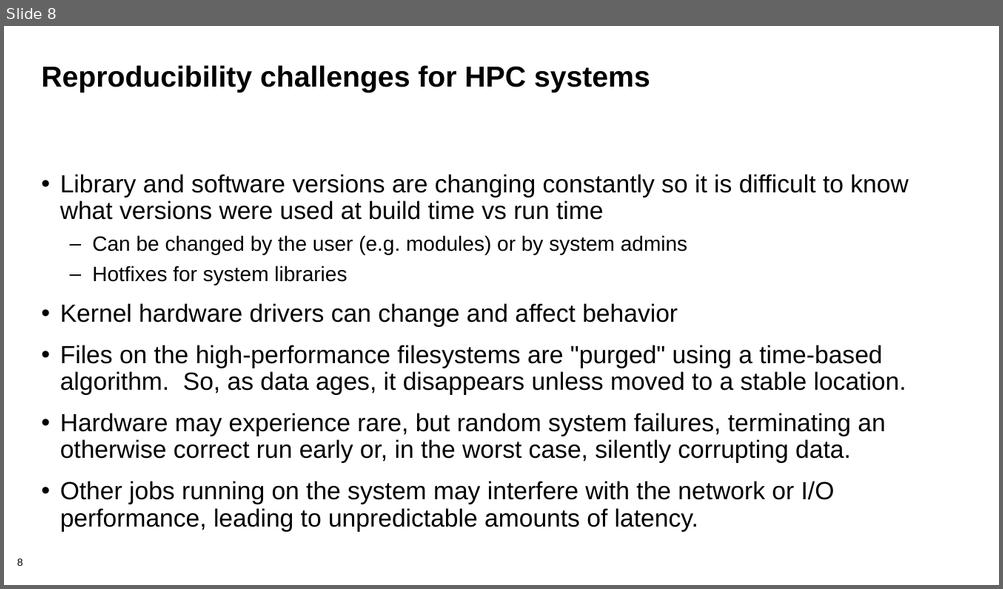
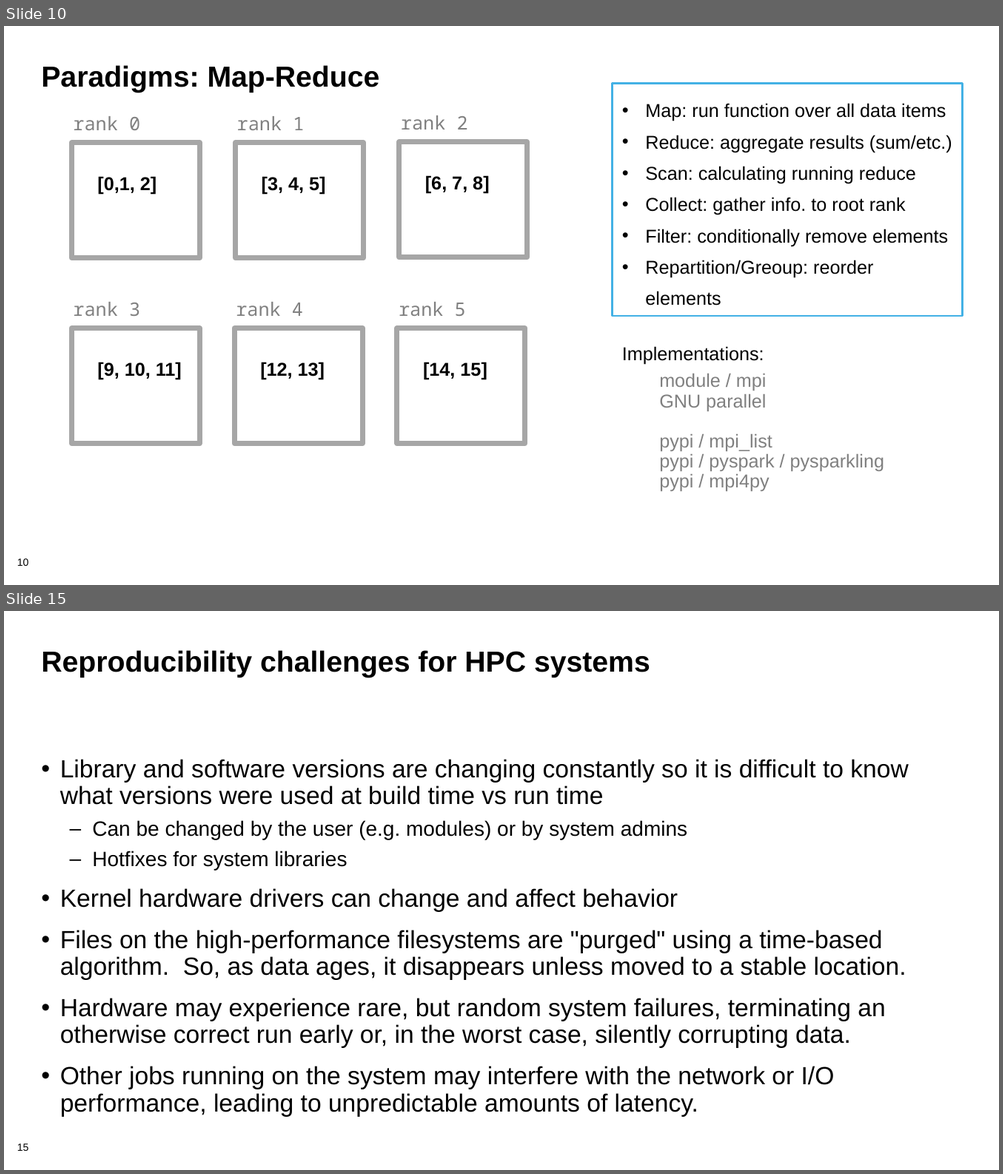
Before and after one commit to bssw-tutorial/presentations, a slide deck: rep-workflows.pptx. Shown one above the other, each under a label of ours: slide 8 before the commit, slides 10 and 15 after it; the slides between them are not shown. The pictures are 1003x589 and 1003x1174 pixels, drawn with LibreOffice and Linux fonts; fonts in the diff are those of the drawing; background and template pictures are left out. Boxes give left, top, right and bottom in pixels: in the first picture for what was removed or moved away, otherwise in the second. Text is boxed around its words. In the diff, an @@ line names an element or a change of style, - is before the commit and + after.

Commit message:
Removed Summit containers; added workflow paradigms

```diff
--- a/rep-workflows.pptx
+++ b/rep-workflows.pptx
@@ slide 10 added at <box>4,26,999,585</box>, background #FFFFFF; not listed: 1 template element that a slide beside it also shows @@
@@ title added at <box>41,65,380,93</box>, 28 pt, text #000000, bold @@
+Paradigms: Map-Reduce
@@ rectangle added at <box>612,84,962,316</box>, outline #43B1E5 2 pt, 18 pt, text #000000 @@
+• Map: run function over all data items
+• Reduce: aggregate results (sum/etc.)
+• Scan: calculating running reduce
+• Collect: gather info. to root rank
+• Filter: conditionally remove elements
+• Repartition/Greoup: reorder elements
@@ text added at <box>73,116,140,130</box>, 18 pt, text #808080 @@
+rank 0
@@ text added at <box>237,116,304,130</box>, 18 pt, text #808080 @@
+rank 1
@@ text added at <box>401,116,468,130</box>, 18 pt, text #808080 @@
+rank 2
@@ rectangle added at <box>72,142,200,258</box>, outline #A6A6A6 5 pt @@
@@ rectangle added at <box>236,142,364,258</box>, outline #A6A6A6 5 pt @@
@@ rectangle added at <box>398,141,527,258</box>, outline #A6A6A6 5 pt @@
@@ text added at <box>97,176,156,195</box>, 18 pt, text #000000, bold @@
+[0,1, 2]
@@ text added at <box>262,176,325,195</box>, 18 pt, text #000000, bold @@
+[3, 4, 5]
@@ text added at <box>425,175,489,194</box>, 18 pt, text #000000, bold @@
+[6, 7, 8]
@@ text added at <box>73,302,140,316</box>, 18 pt, text #808080 @@
+rank 3
@@ text added at <box>236,302,303,316</box>, 18 pt, text #808080 @@
+rank 4
@@ text added at <box>398,302,466,316</box>, 18 pt, text #808080 @@
+rank 5
@@ rectangle added at <box>72,328,200,444</box>, outline #A6A6A6 5 pt @@
@@ rectangle added at <box>235,328,363,444</box>, outline #A6A6A6 5 pt @@
@@ rectangle added at <box>397,328,526,444</box>, outline #A6A6A6 5 pt @@
@@ text added at <box>622,346,884,491</box>, 18 pt, text #808080 @@
+Implementations:
+  module / mpi
+  GNU parallel
+  pypi / mpi_list
+  pypi / pyspark / pysparkling
+  pypi / mpi4py
@@ text added at <box>97,362,182,380</box>, 18 pt, text #000000, bold @@
+[9, 10, 11]
@@ text added at <box>260,362,324,380</box>, 18 pt, text #000000, bold @@
+[12, 13]
@@ text added at <box>423,362,486,380</box>, 18 pt, text #000000, bold @@
+[14, 15]
@@ what was slide 8 is now slide 15 @@
@@ page number at <box>17,1144,29,1151</box>: text changed @@
-8
+15
```
Also in this commit, not shown: 13 slides changed, 11 other slides added, 1 slide removed.
